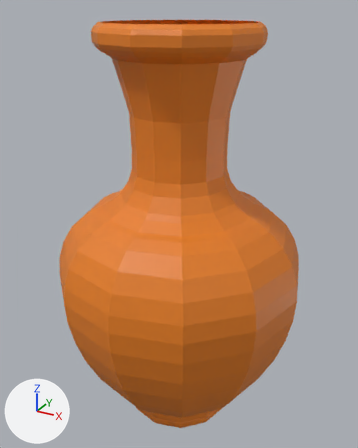
Two versions of the FBX model CtrlAltJam/Assets/3D/Props/CtrlAlt_Vase_3.fbx, one commit apart.
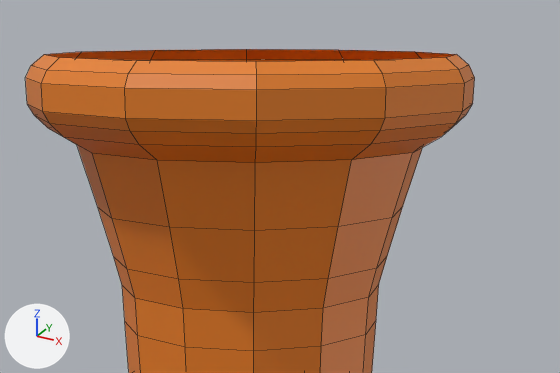
Old and new are each drawn whole from a camera (50 mm lens) standing at (2.18, -4.15, 2.19) and looking at (-0.14, 0.06, 0.09) and again close up on the part from 23% to 84% of the width and 0% to 33% of the height. Every picture has the same lights, and +X, +Y and +Z are marked at lower left. The close-ups show mesh edges as thin lines.
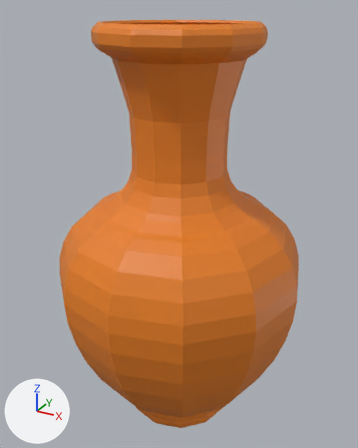
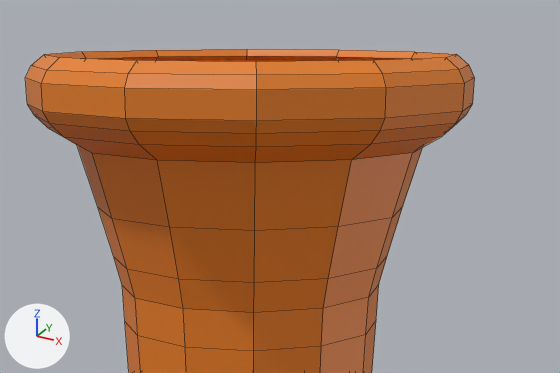
What changed in the scene script:
```text
Change me_cube_001:
    used by ob_cube; location = (0.0, 0.0, 0.0)
    remove me_cube_001.from_pydata(...)  # 444 vertices, 433 faces; spans x -1.39..1.2, y -1.29..1.29, z -2.24..2.07
    add me_cube_001.from_pydata(...)  # 888 vertices, 878 faces; spans x -1.39..1.2, y -1.29..1.29, z -2.24..2.07
    me_cube_001 part 1: 444 vertices added at x -1.36..1.17, y -1.26..1.26, z -2.21..2.04
```

What differs and where, as boxes (x1, y1, x2, y2) in the close-ups (560 x 373 px):
part 1 of me_cube_001, added (orange)
    after: (44, 49, 456, 61)
